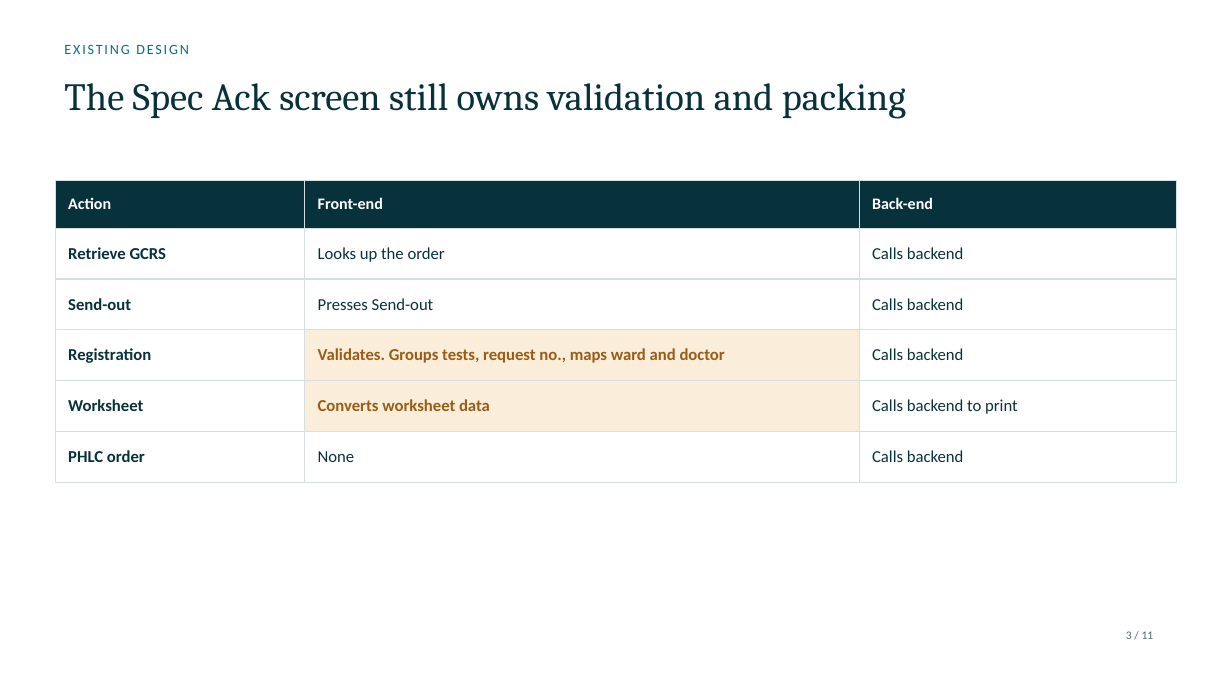
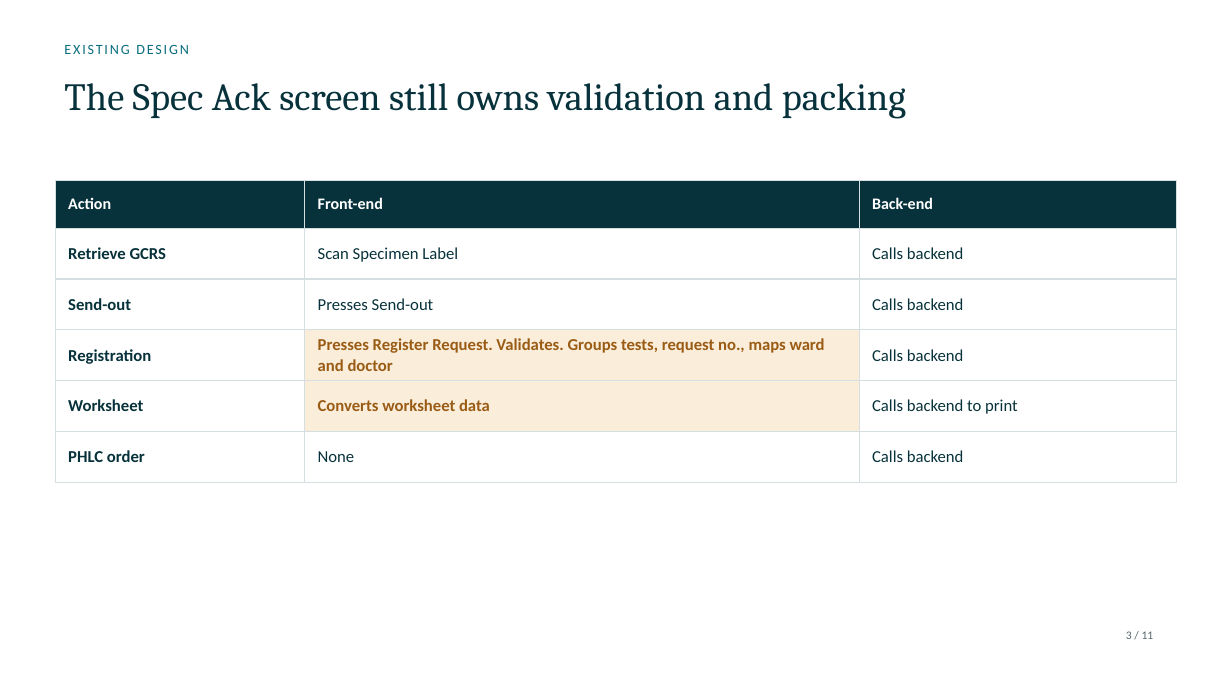
Before and after one commit to DragonChong/HA-Notes, a slide deck: slide 3 of SDLC/Projects/TMP-specimen-sorter-api — Specimen Sorter API/assets/Specimen Sorter API.pptx. Drawn at 1232x693 pixels with LibreOffice and Linux fonts; fonts in the diff are those of the drawing. Boxes give left, top, right and bottom in pixels: in the first picture for what was removed or moved away, otherwise in the second. Text is boxed around its words. In the diff, an @@ line names an element or a change of style, - is before the commit and + after.

```diff
--- a/SDLC/Projects/TMP-specimen-sorter-api — Specimen Sorter API/assets/Specimen Sorter API.pptx
+++ b/SDLC/Projects/TMP-specimen-sorter-api — Specimen Sorter API/assets/Specimen Sorter API.pptx
@@ table at (55, 180, 1177, 466) @@
-row 2, column 2: Looks up the order
+row 2, column 2: Scan Specimen Label
-row 4, column 2: Validates. Groups tests, request no., maps ward and doctor
+row 4, column 2: Presses Register Request. Validates. Groups tests, request no., maps ward and doctor
```
Also in this commit, not shown: 2 other slides changed, 3 other files.
